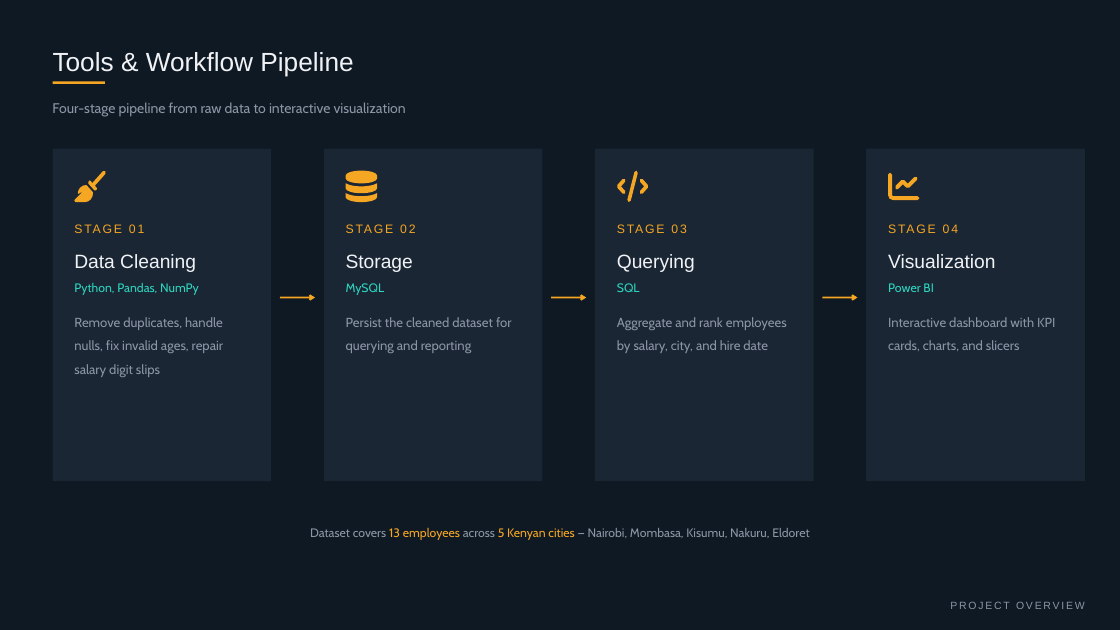
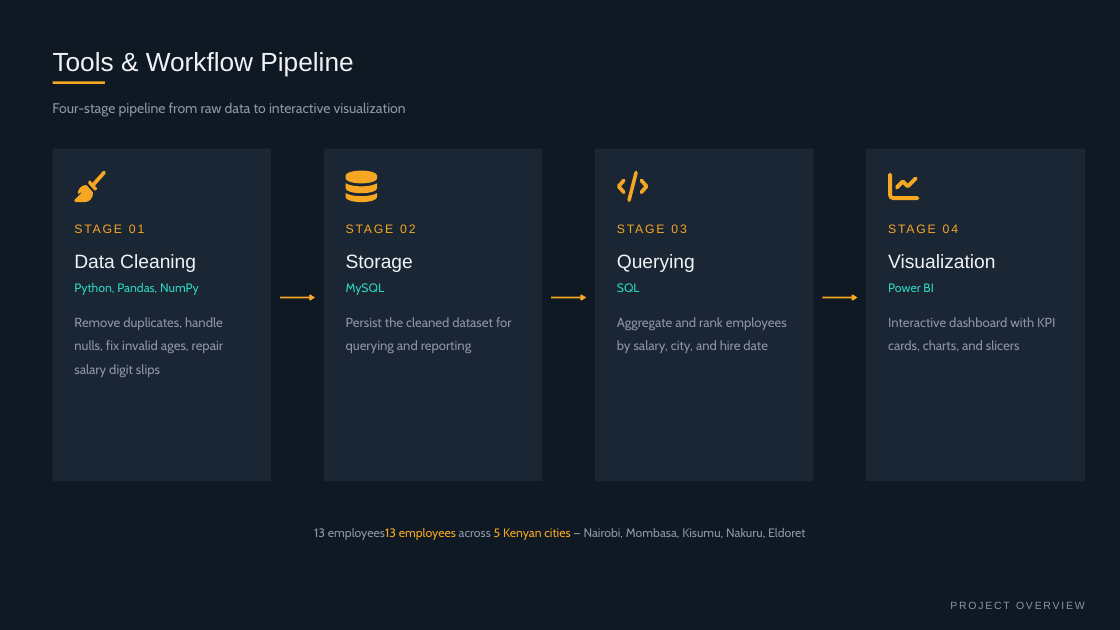
Before and after one commit to Riq-wq/employee-salary-headcount-dashboard, a slide deck: slide 4 of reports/Employee Salary & Headcount Dashboard.pptx. Drawn at 1120x630 pixels with LibreOffice and Linux fonts; fonts in the diff are those of the drawing. Boxes give left, top, right and bottom in pixels: in the first picture for what was removed or moved away, otherwise in the second. Text is boxed around its words. In the diff, an @@ line names an element or a change of style, - is before the commit and + after.

```diff
--- a/reports/Employee Salary & Headcount Dashboard.pptx
+++ b/reports/Employee Salary & Headcount Dashboard.pptx
@@ text at <box>314,528,805,540</box>: text changed @@
-Dataset covers 13 employees across 5 Kenyan cities — Nairobi, Mombasa, Kisumu, Nakuru, Eldoret
+13 employees13 employees across 5 Kenyan cities — Nairobi, Mombasa, Kisumu, Nakuru, Eldoret
```
Also in this commit, not shown: 4 other slides changed, 2 other files.
